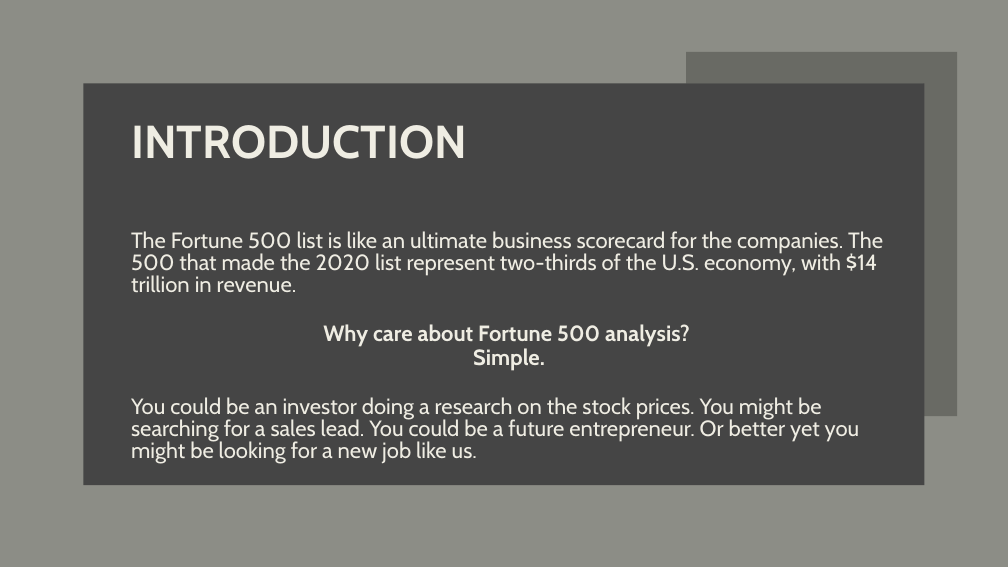
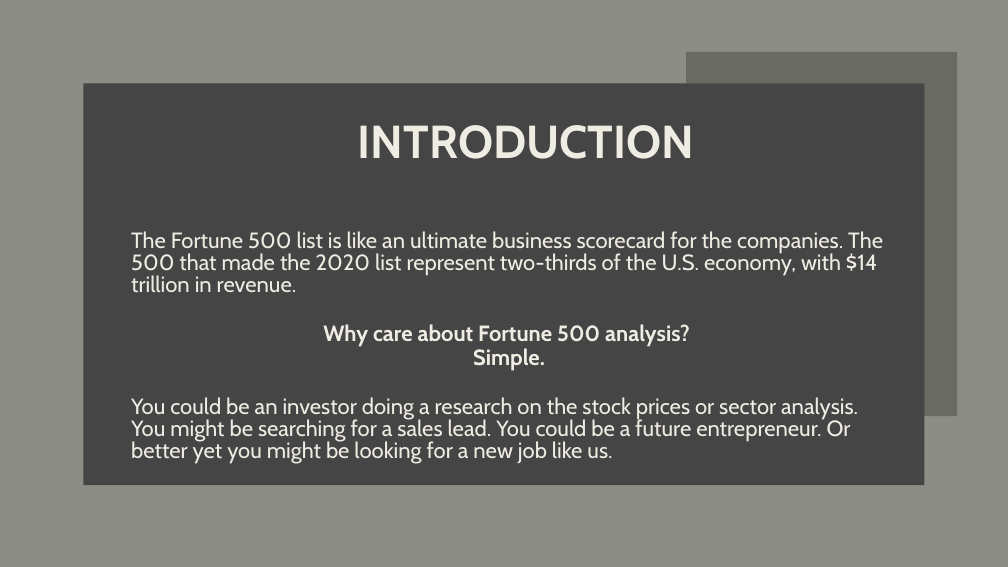
Before and after one commit to lekshmicnair/Fortune500_Financial_Analysis, a slide deck: slide 2 of Fortune500_group6.pptx. Drawn at 1008x567 pixels with LibreOffice and Linux fonts; fonts in the diff are those of the drawing. Boxes give left, top, right and bottom in pixels: in the first picture for what was removed or moved away, otherwise in the second. Text is boxed around its words. In the diff, an @@ line names an element or a change of style, - is before the commit and + after.

```diff
--- a/Fortune500_group6.pptx
+++ b/Fortune500_group6.pptx
@@ title "INTRODUCTION" at (358,125,694,159): alignment left to justified @@
@@ subtitle at (131,397,858,464): text changed @@
-You could be an investor doing a research on the stock prices. You might be searching for a sales lead. You could be a future entrepreneur. Or better yet you might be looking for a new job like us.
+You could be an investor doing a research on the stock prices or sector analysis. You might be searching for a sales lead. You could be a future entrepreneur. Or better yet you might be looking for a new job like us.
```
Also in this commit, not shown: 2 other slides changed, 2 slides added, 2 slides removed, 2 other files.
